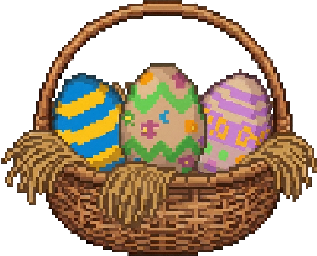
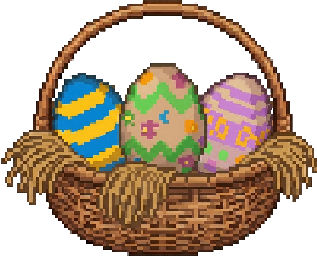
The second 317×256 image is a revision of the first. Changes to its layers:
painted on "Gemini_Generated_Image_twej6btwej6btwej.png copy" over box(112, 69, 242, 101)
